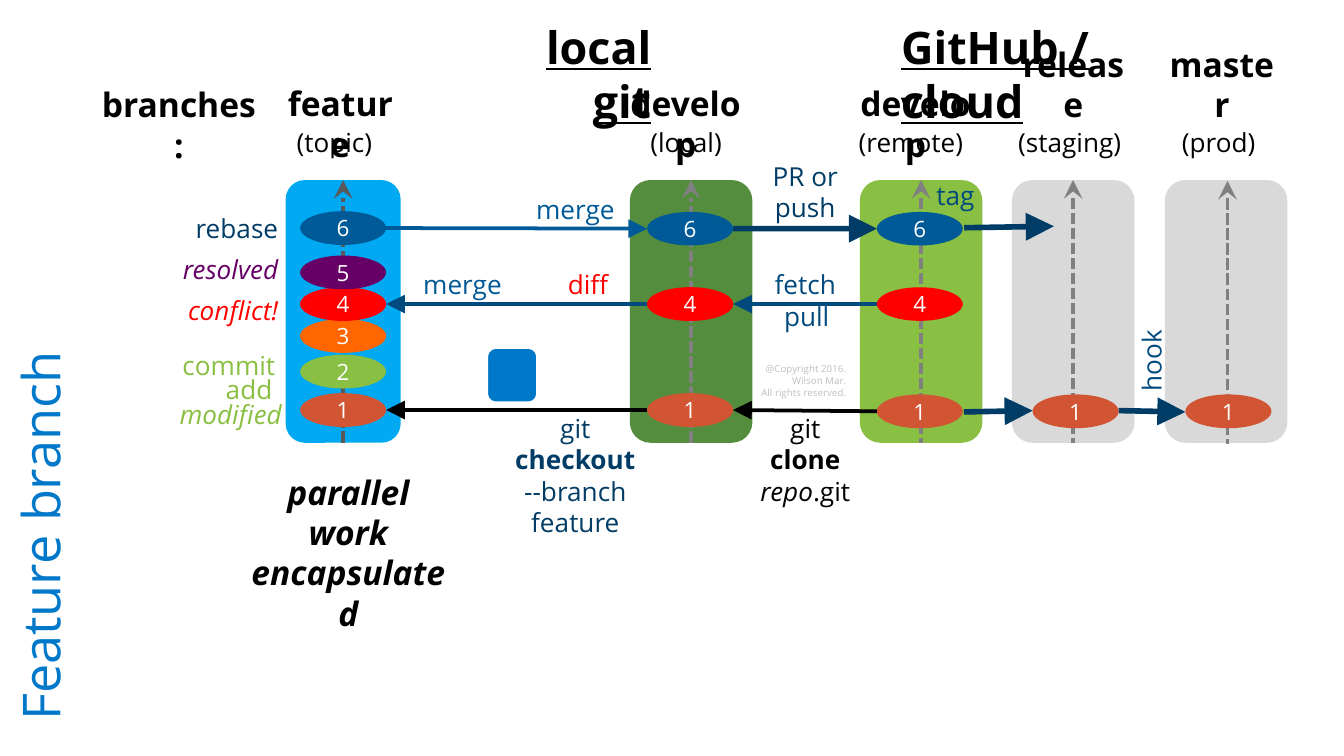
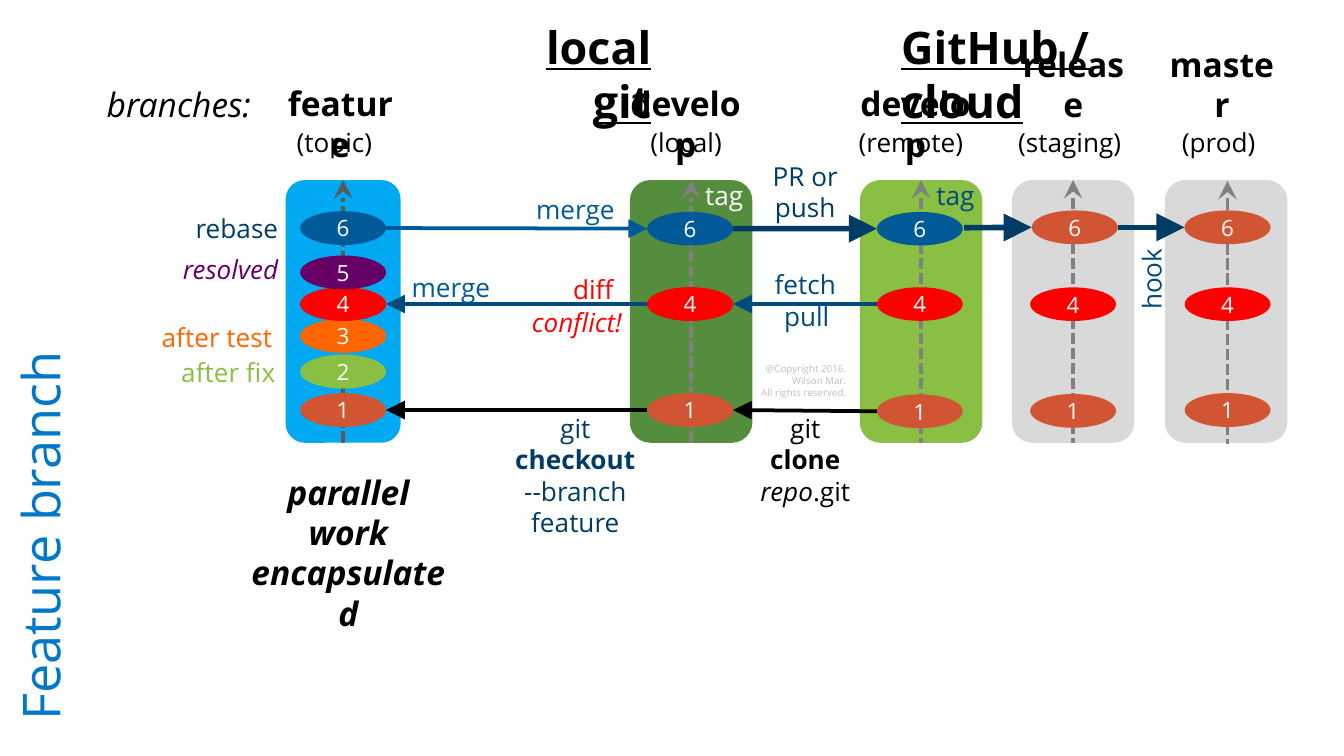
Before and after one commit to rkuma183/wilsonmar.github.io, a slide deck: slide 26 of fig/Git_with_Github_v80_2016.09.09a_wm.pptx (slide 25 before the commit). Drawn at 1344x756 pixels with LibreOffice and Linux fonts; fonts in the diff are those of the drawing. Boxes give left, top, right and bottom in pixels: in the first picture for what was removed or moved away, otherwise in the second. Text is boxed around its words. In the diff, an @@ line names an element or a change of style, - is before the commit and + after.

```diff
--- a/fig/Git_with_Github_v80_2016.09.09a_wm.pptx
+++ b/fig/Git_with_Github_v80_2016.09.09a_wm.pptx
@@ text "branches:" at [107,91,251,118]: bold off, italic on @@
@@ text added at [705,181,743,212], 14 pt, text #FFFFFF @@
+tag
@@ arrow moved from (964, 227) - (1054, 226) to (964, 227) - (1032, 227) @@
@@ ellipse added at [1032,211,1118,245], fill #D25533, 12 pt, text #FFFFFF @@
+6
@@ arrow moved from (1118, 411) - (1185, 413) to (1118, 227) - (1184, 227) @@
@@ text "hook": place and size @@
-text "hook" at [1134,336,1170,389]
+text "hook" at [1134,255,1170,307]
@@ ellipse added at [1184,211,1270,245], fill #D25533, 12 pt, text #FFFFFF @@
+6
@@ text "merge": place and size @@
-text "merge" at [423,279,501,301]
+text "merge" at [412,282,490,305]
@@ text "diff" rewrapped from [568,274,608,295] to [573,279,613,306] @@
@@ ellipse added at [1031,288,1117,321], fill #FF0000, 12 pt, text #FFFFFF @@
+4
@@ ellipse added at [1184,288,1270,321], fill #FF0000, 12 pt, text #FFFFFF @@
+4
@@ text added at [162,327,272,348], 14 pt, text #FF6600 @@
+after test
@@ text "conflict!": place and size @@
-text "conflict!" at [188,300,278,327]
+text "conflict!" at [532,312,622,339]
@@ rounded rectangle removed at [488,348,538,402] @@
@@ text at [181,362,275,383]: text changed @@
-commit
+after fix
@@ text removed at [226,374,273,406] @@
-add
@@ text removed at [180,399,282,431] @@
-modified
@@ arrow removed from (964, 413) to (1032, 411) @@
```
Also in this commit, not shown: 4 other slides changed, 1 slide added, 7 other files.
